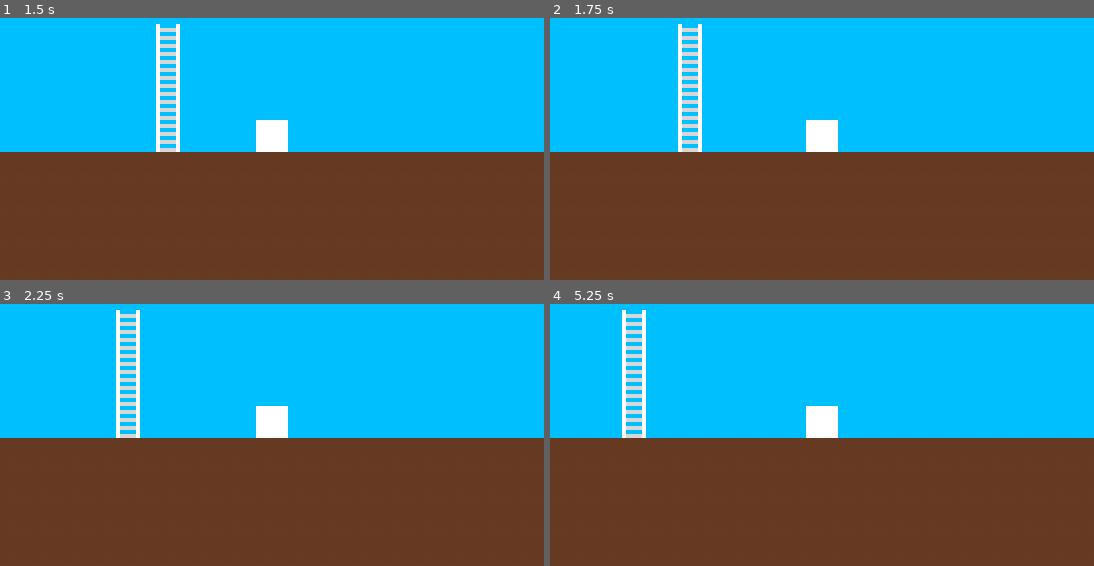
Above: before the commit, frames 1-4 (two rows, left to right).
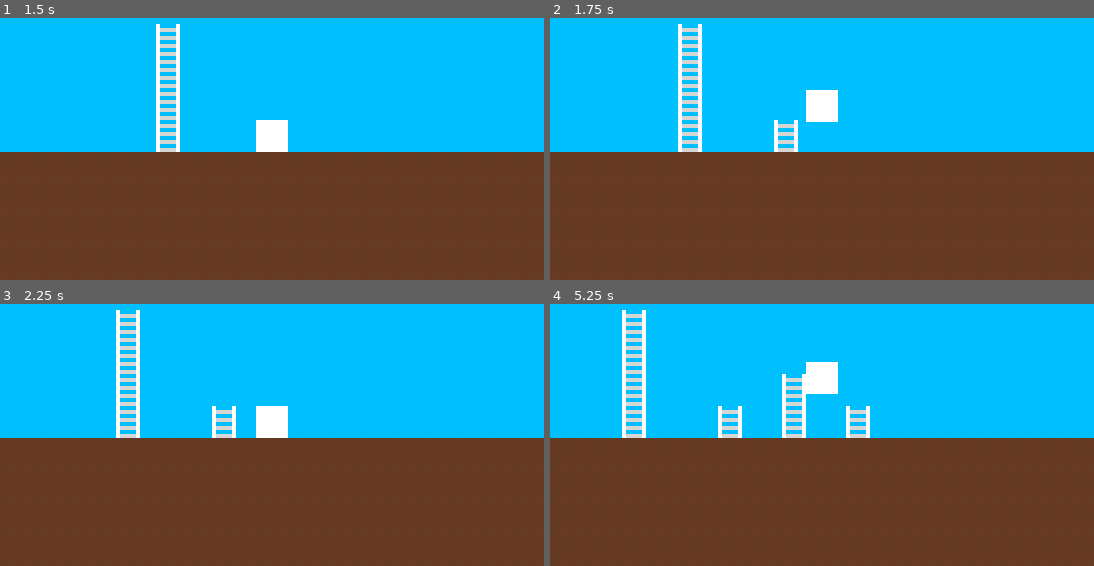
Above: after the commit, the same moments.

Repository: NxtCreator/Entrenched
Game: Godot game, scene res://scenes/main.tscn
The game is run twice, just before and just after one commit, with the same random seed, the same clock (stepped at 60 frames per second) and the same inputs.
Inputs (mouse positions are in pixels of both pictures, inside the frame that each line leads up to):
- Up to frame 1 (1.5 s): tap Enter at 0.5 s; move the mouse to (391, 122) at 0.52 s; hold Up (ui_up) 0.53-1.28 s; hold Right (ui_right) from 0.53 s (still down); click (391, 122) at 0.67 s; move the mouse to (163, 151) at 1.27 s; tap Alt at 1.35 s
- Up to frame 2 (1.75 s): keep holding Right (ui_right); tap Up (ui_up) at 1.52, 1.55 s
- Up to frame 3 (2.25 s): tap Up (ui_up) at 1.82 s; move the mouse to (326, 359) at 2.02 s; release Right (ui_right) at 2.03 s; hold Left (ui_left) from 2.03 s (still down); hold Up (ui_up) from 2.03 s (still down); tap Shift at 2.1 s
- Up to frame 4 (5.25 s): move the mouse to (794, 479) at 2.77 s; release Left (ui_left) at 2.78 s; release Up (ui_up) at 2.78 s; hold Right (ui_right) 2.78-4.28 s; tap Up (ui_up) at 2.85, 3.02, 3.32, 4.52, 4.55, 4.82 s; click (794, 479) at 2.92 s; move the mouse to (985, 466) at 3.52 s; hold Up (ui_up) 3.53-4.28 s; tap Alt at 3.6 s; move the mouse to (658, 379) at 4.27 s; hold Left (ui_left) 4.28-5.03 s; tap Shift at 4.35 s; move the mouse to (849, 421) at 5.02 s; hold Right (ui_right) from 5.03 s (still down); hold Up (ui_up) from 5.03 s (still down); click (849, 421) at 5.17 s

Frame 1 is identical in both runs. In frame 2, 1.7% of the frame differs, in the area x 41-53%, y 27-52%; in frame 3, 0.4%; in frame 4, 2.9%, in the area x 30-59%, y 22-52%.

Commit message:
Place a ladder in the player's cell on up tap(Up arrow key) and climb onto it

Diff:
--- a/scripts/player.gd
+++ b/scripts/player.gd
@@ -13,25 +13,30 @@
 var hold_time := 0.0
 var last_dir := Vector2i.ZERO
 
+func _step_up() -> void:
+	if not (is_on_floor() or _on_ladder()):
+		return
+	var cell := ground.local_to_map(ground.to_local(global_position))
+	var above := cell + Vector2i.UP
+	if ground.get_cell_source_id(above) == 0:
+		return
+	if ground.get_cell_source_id(cell) != 1:
+		ground.set_cell(cell, 1, Vector2i(0, 0))
+	climb_target = ground.to_global(ground.map_to_local(above)).y
+	stepping = true
+
 func _on_ladder() -> bool:
 	var cell := ground.local_to_map(ground.to_local(global_position))
 	return ground.get_cell_source_id(cell) == 1 or ground.get_cell_source_id(cell + Vector2i.DOWN) == 1
 
 func _climb() -> void:
 	velocity.y = 0.0
-	var cell := ground.local_to_map(ground.to_local(global_position))
 	if stepping:
 		velocity.y = -CLIMB_SPEED
 		if global_position.y <= climb_target:
 			global_position.y = climb_target
 			stepping = false
 			velocity.y = 0.0
-	elif Input.is_action_just_pressed("ui_up"):
-		var above := cell + Vector2i.UP
-		var src_above := ground.get_cell_source_id(above)
-		if src_above != 0 and (src_above == 1 or ground.get_cell_source_id(cell) == 1):
-			climb_target = ground.to_global(ground.map_to_local(above)).y
-			stepping = true
 
 func _dig_dir() -> Vector2i:
 	if Input.is_action_pressed("ui_down"): return Vector2i.DOWN
@@ -58,6 +63,9 @@
 		hold_time = 0.0
 
 func _physics_process(delta: float) -> void:
+	if not stepping and Input.is_action_just_pressed("ui_up"):
+		_step_up()
+
 	if _on_ladder() or stepping:
 		_climb()
 	else:
